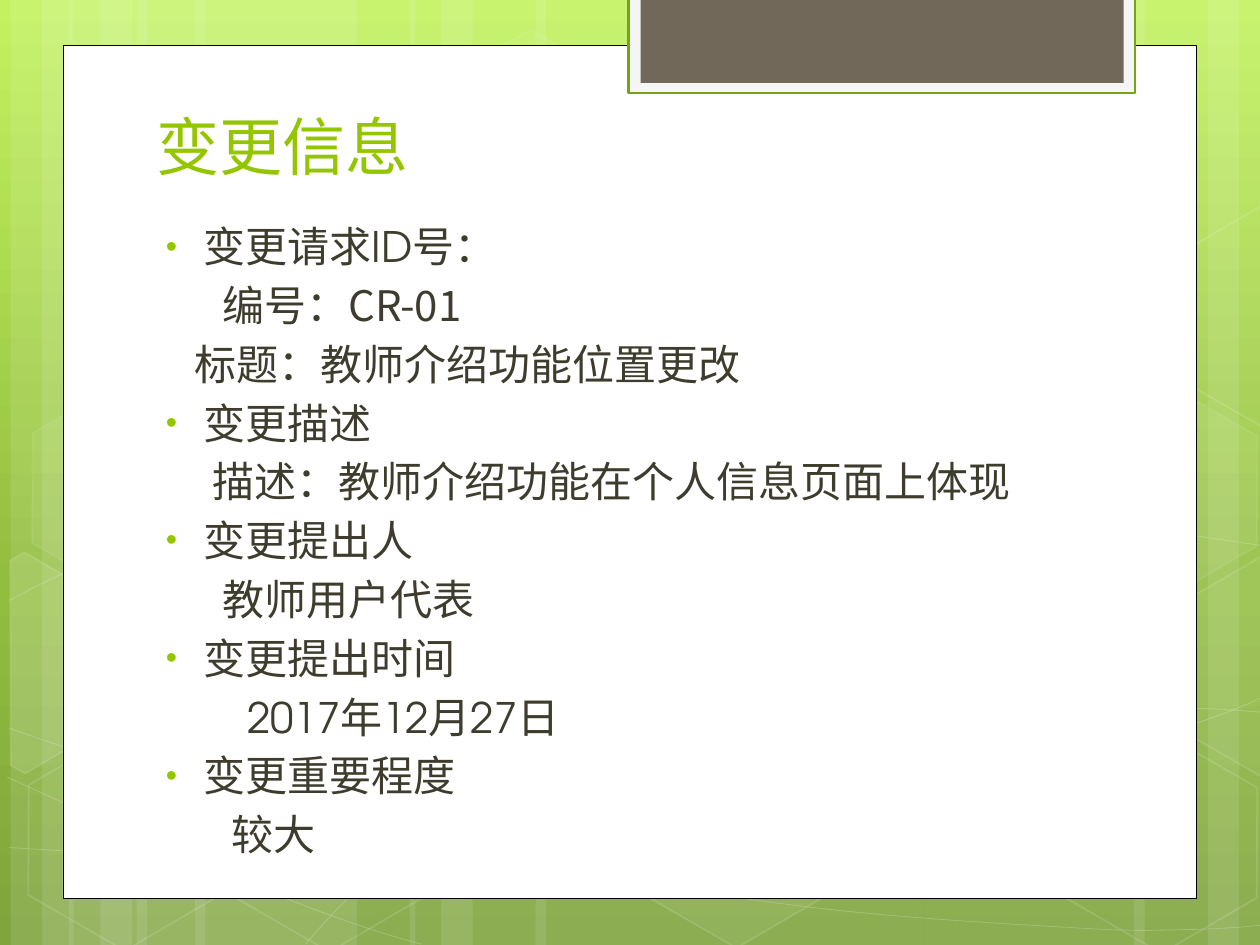
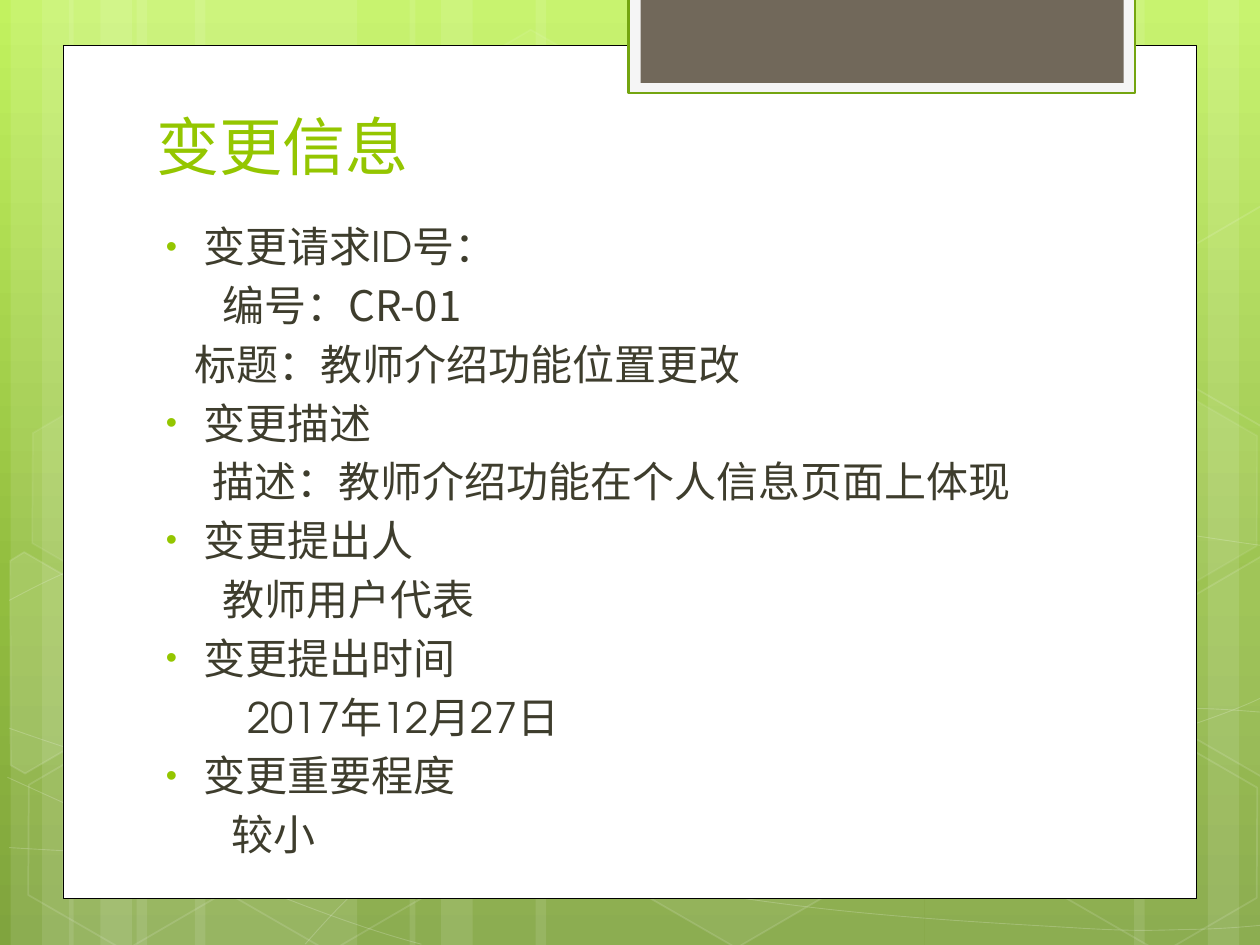
Before and after one commit to rjgcG7/SRS, a slide deck: slide 4 of website/受控文件/需求变更/软件需求变更.pptx. Drawn at 1260x945 pixels with LibreOffice and Linux fonts; fonts in the diff are those of the drawing. Boxes give left, top, right and bottom in pixels: in the first picture for what was removed or moved away, otherwise in the second. Text is boxed around its words. In the diff, an @@ line names an element or a change of style, - is before the commit and + after.

Commit message:
需求变更修改

```diff
--- a/website/受控文件/需求变更/软件需求变更.pptx
+++ b/website/受控文件/需求变更/软件需求变更.pptx
@@ text at box(232, 814, 316, 854): text changed @@
-较大
+较小
```
Also in this commit, not shown: 1 other slide changed, 2 slides added, 1 other file.
